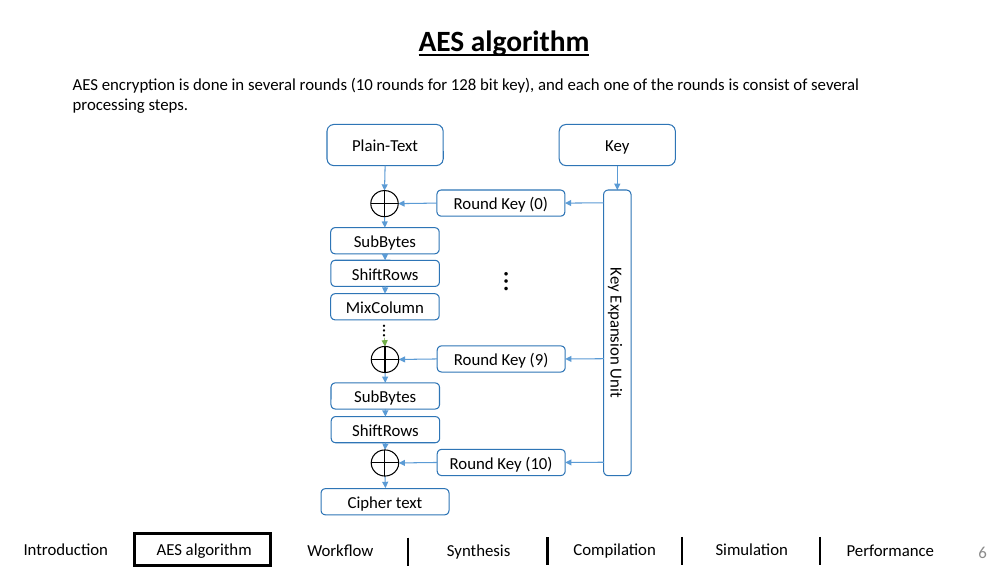
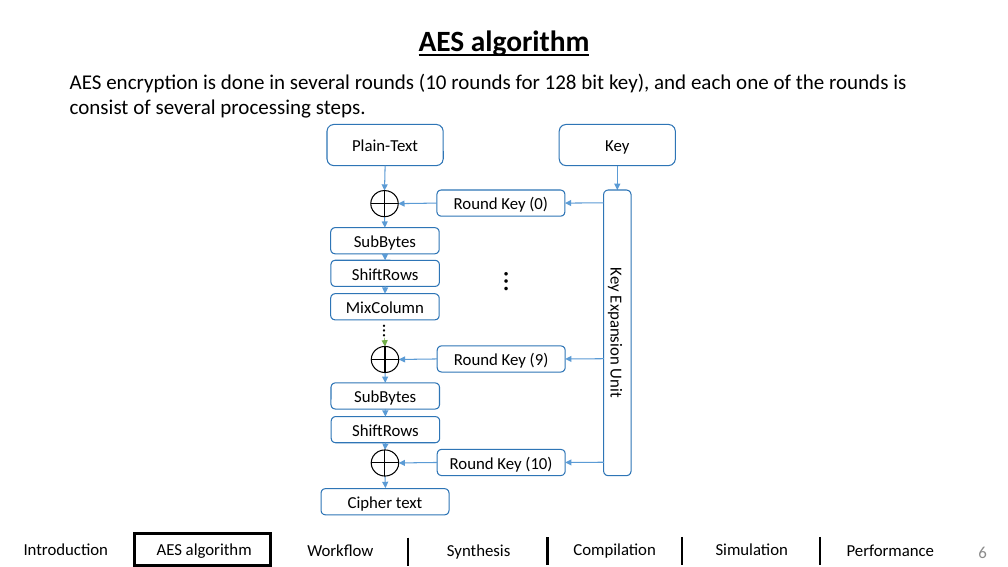
Before and after one commit to DavidDanD/PULPenix_AES, a slide deck: slide 6 of David and Dolev - Final Presentation2.pptx. Drawn at 1008x567 pixels with LibreOffice and Linux fonts; fonts in the diff are those of the drawing; background and template pictures are left out. Boxes give left, top, right and bottom in pixels: in the first picture for what was removed or moved away, otherwise in the second. Text is boxed around its words. In the diff, an @@ line names an element or a change of style, - is before the commit and + after.

```diff
--- a/David and Dolev - Final Presentation2.pptx
+++ b/David and Dolev - Final Presentation2.pptx
@@ text "AES encryption is done in ..." at [70,74,906,118]: size 16 to 20 pt @@
```
Also in this commit, not shown: 5 other slides changed, 3 slides added, 1 slide removed, 9 other files.
